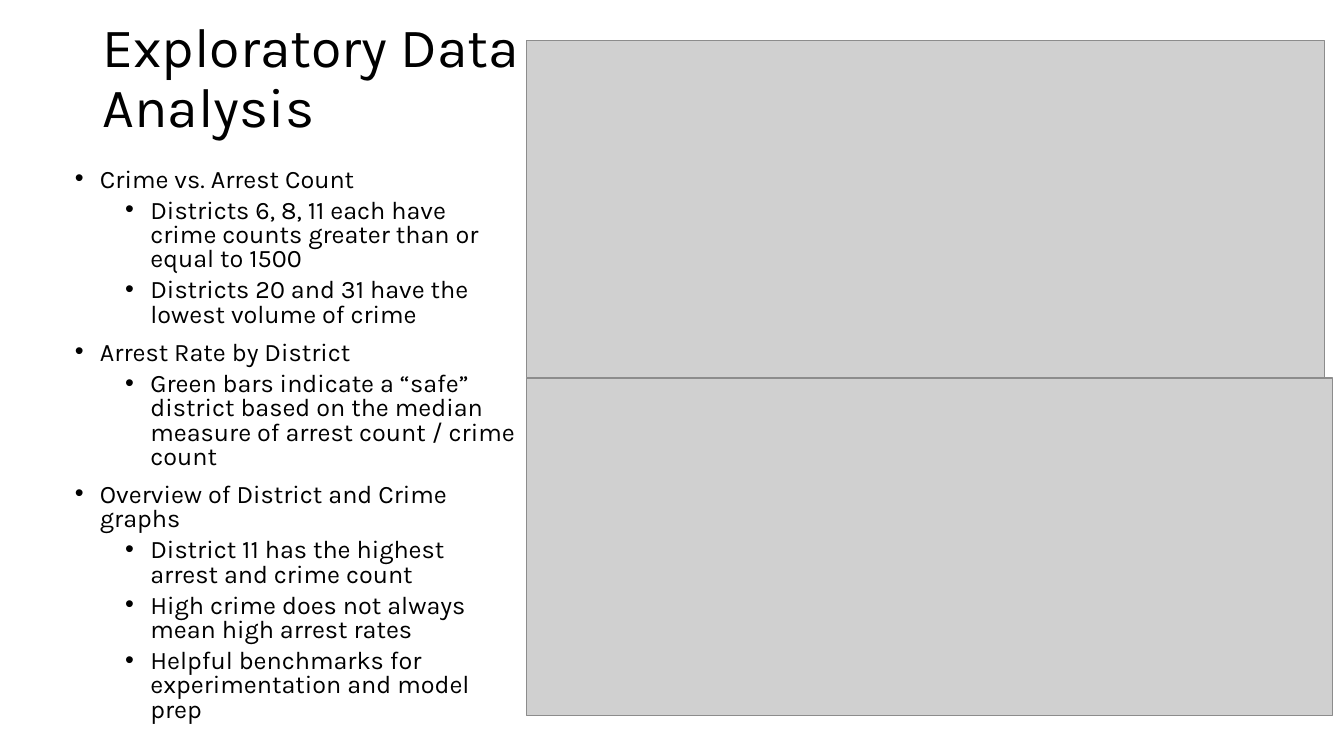
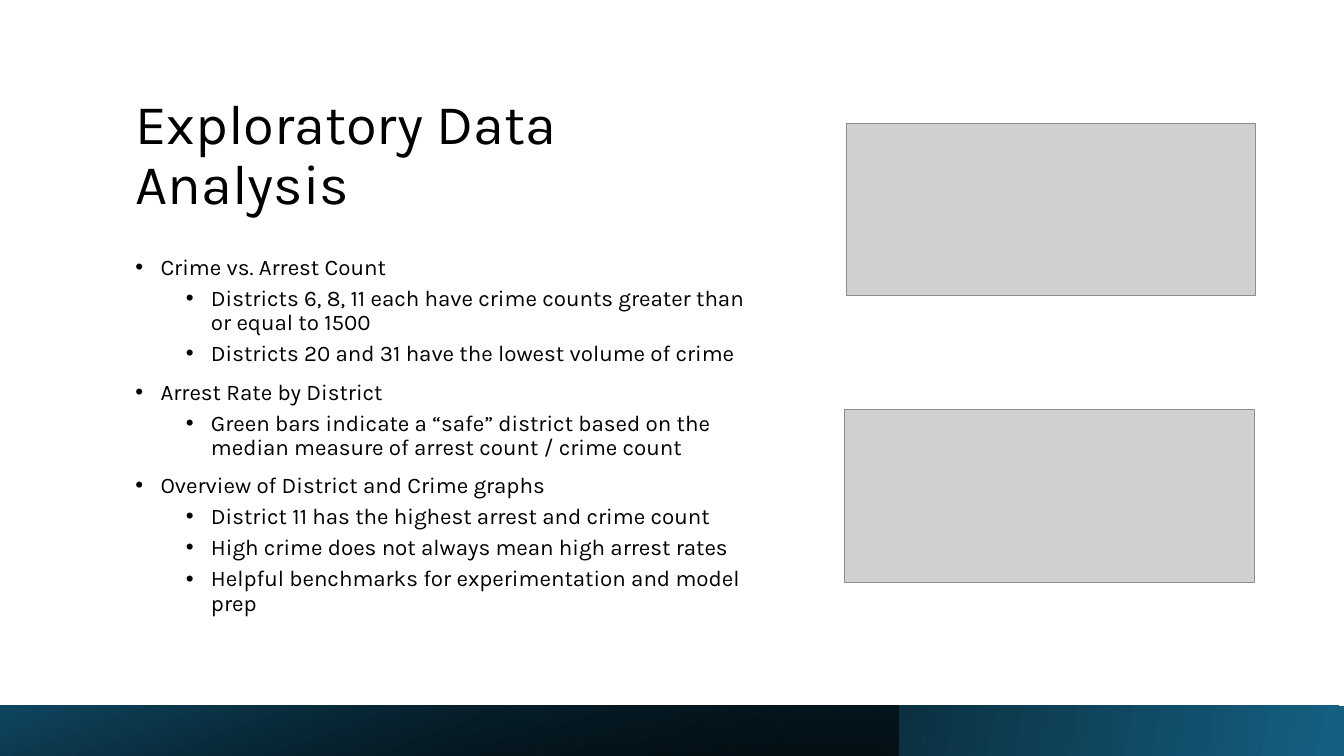
Before and after one commit to tkoche3/ISDS7075, a slide deck: slide 7 of ISDS 7075 Final Presentation.pptx. Drawn at 1344x756 pixels with LibreOffice and Linux fonts; fonts in the diff are those of the drawing; grey boxes stand for pictures. Boxes give left, top, right and bottom in pixels: in the first picture for what was removed or moved away, otherwise in the second. Text is boxed around its words. In the diff, an @@ line names an element or a change of style, - is before the commit and + after.

Commit message:
Formatting

```diff
--- a/ISDS 7075 Final Presentation.pptx
+++ b/ISDS 7075 Final Presentation.pptx
@@ title "Exploratory Data Analysis": place and size @@
-title "Exploratory Data Analysis" at bbox=[102, 29, 519, 140]
+title "Exploratory Data Analysis" at bbox=[135, 105, 556, 218]
@@ title "Exploratory Data Analysis" at bbox=[135, 105, 556, 218]: size 39.6 to 40 pt; vertical alignment middle to bottom @@
@@ picture: place and size @@
-picture at bbox=[526, 378, 1333, 716]
+picture at bbox=[847, 124, 1256, 296]
@@ text "Crime vs. Arrest Count": place and size @@
-text "Crime vs. Arrest Count" at bbox=[100, 170, 515, 724]
+text "Crime vs. Arrest Count" at bbox=[161, 259, 744, 617]
@@ text "Crime vs. Arrest Count" at bbox=[161, 259, 744, 617]: size 18 to 16 pt; line spacing 0.8 to 0.9 @@
@@ picture: place and size @@
-picture at bbox=[526, 40, 1325, 378]
+picture at bbox=[845, 409, 1254, 583]
@@ rectangle added at bbox=[0, 706, 1344, 756], fill gradient #156082 to #000000 @@
@@ rectangle added at bbox=[0, 706, 899, 756], fill gradient #000000 to #104862 @@
```
Also in this commit, not shown: 11 other slides changed, 2 slides added, 4 slides removed.
